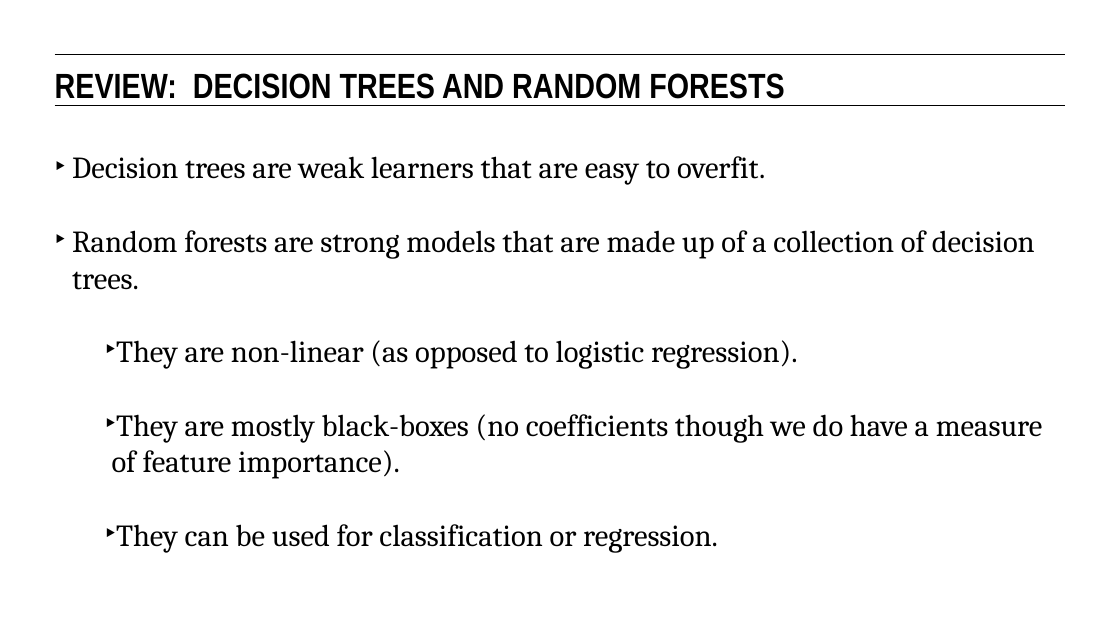
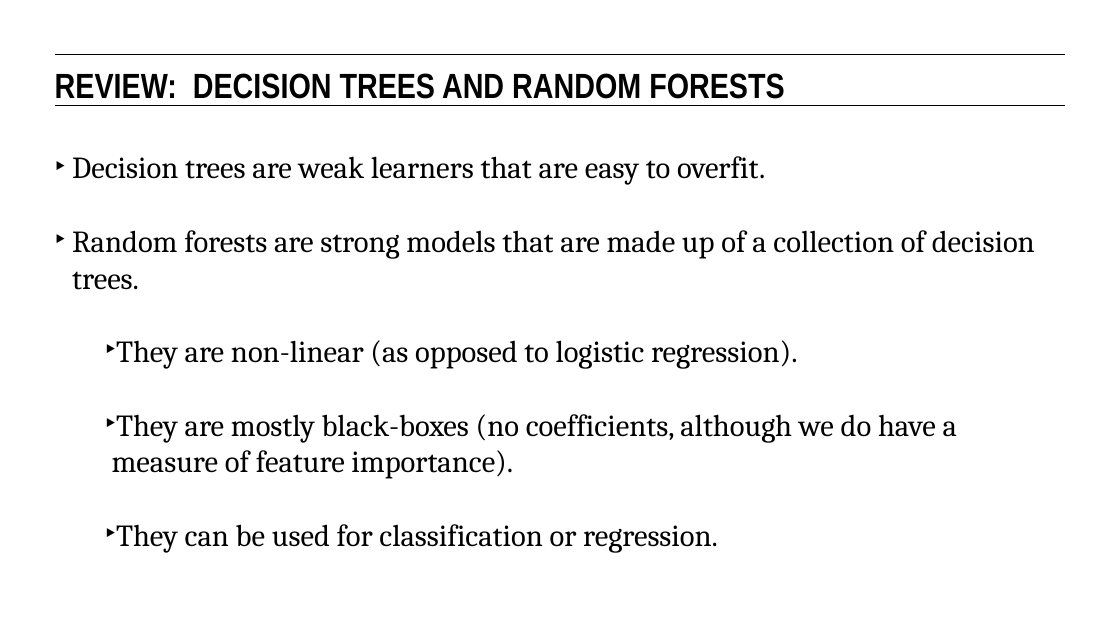
Before and after one commit to eflautt/ga-data-science, a slide deck: slide 11 of lessons/lesson-13/13-natural-language-processing-and-text-classification.pptx (slide 10 before the commit). Drawn at 1120x629 pixels with LibreOffice and Linux fonts; fonts in the diff are those of the drawing. Boxes give left, top, right and bottom in pixels: in the first picture for what was removed or moved away, otherwise in the second. Text is boxed around its words. In the diff, an @@ line names an element or a change of style, - is before the commit and + after.

```diff
--- a/lessons/lesson-13/13-natural-language-processing-and-text-classification.pptx
+++ b/lessons/lesson-13/13-natural-language-processing-and-text-classification.pptx
@@ text at (112,414,957,479): text changed @@
-  ‣ They are mostly black-boxes (no coefficients though we do have a measure of feature importance).
+  ‣ They are mostly black-boxes (no coefficients, although we do have a measure of feature importance).
```
Also in this commit, not shown: 15 other slides changed, 5 slides added.
